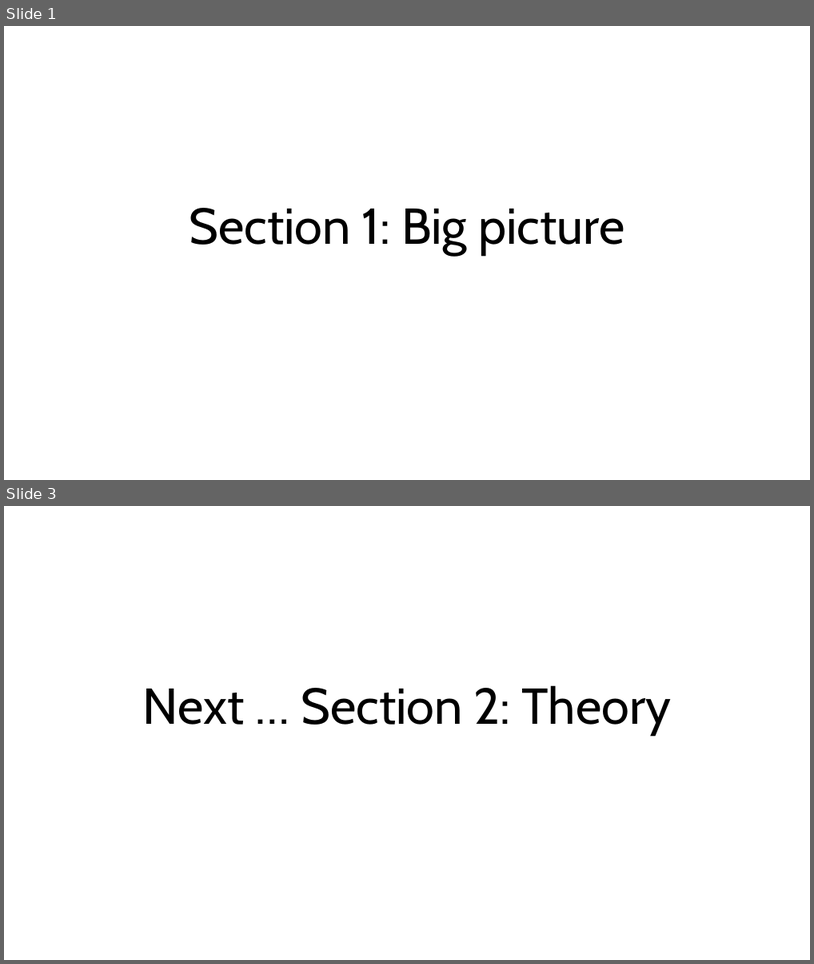
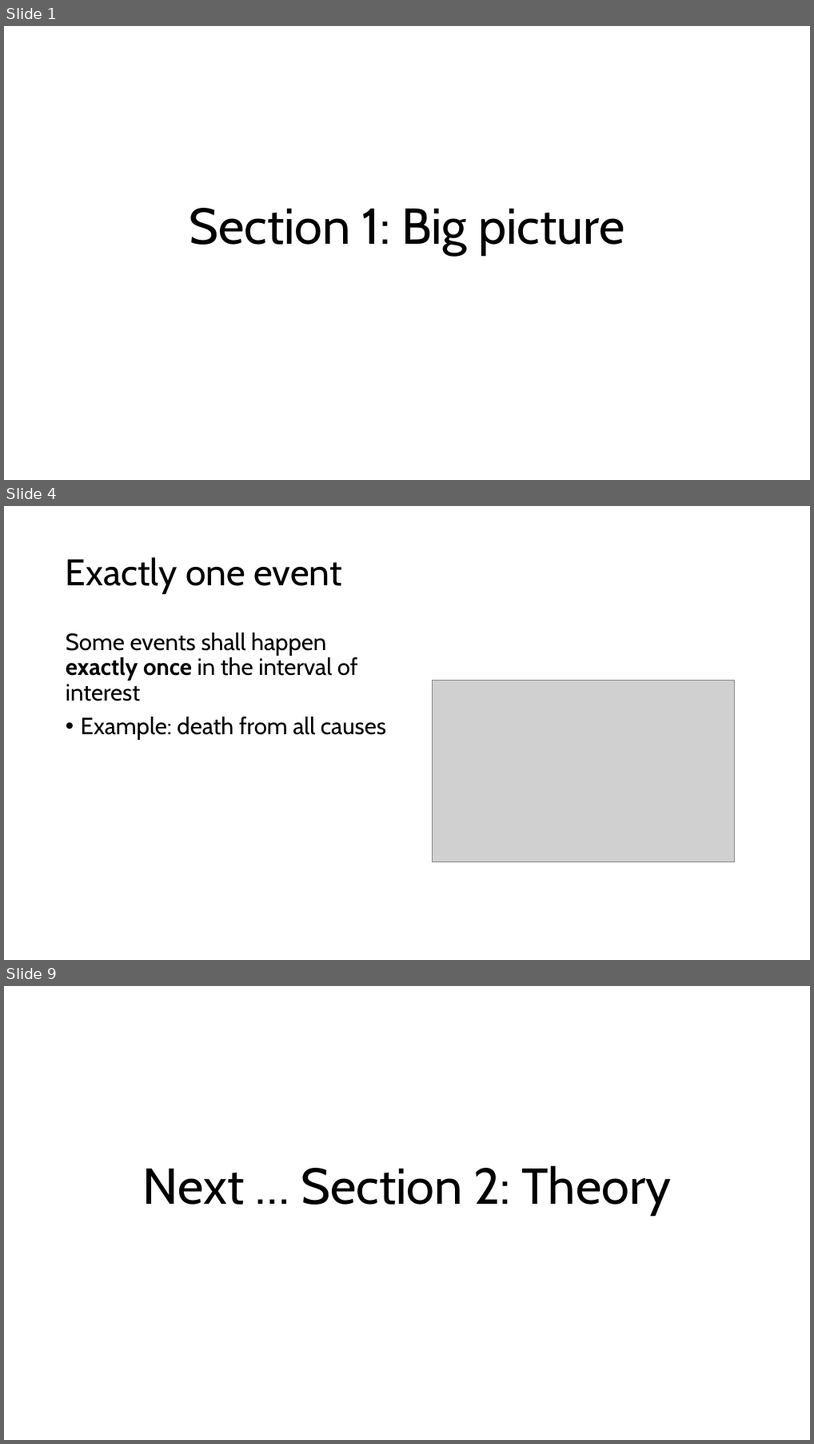
Before and after one commit to ttrikalin/des-R-course, a slide deck: materials/01_DES.pptx. Shown one above the other, each under a label of ours: slides 1 and 3 before the commit, slides 1, 4 and 9 after it; the slides between them are not shown. The pictures are 814x964 and 814x1444 pixels, drawn with LibreOffice and Linux fonts; fonts in the diff are those of the drawing; grey boxes stand for pictures. Boxes give left, top, right and bottom in pixels: in the first picture for what was removed or moved away, otherwise in the second. Text is boxed around its words. In the diff, an @@ line names an element or a change of style, - is before the commit and + after.

```diff
--- a/materials/01_DES.pptx
+++ b/materials/01_DES.pptx
@@ slide 4 added at [4,506,810,960], background #FFFFFF @@
@@ title added at [66,557,342,594], 44 pt, text #000000 @@
+Exactly one event
@@ text added at [66,632,386,740], 28 pt, text #000000 @@
+Some events shall happen exactly once in the interval of interest
+• Example: death from all causes
@@ picture added at [432,680,734,862] @@
@@ what was slide 3 is now slide 9 @@
```
Also in this commit, not shown: 1 slide changed, 5 other slides added, 8 other files.
